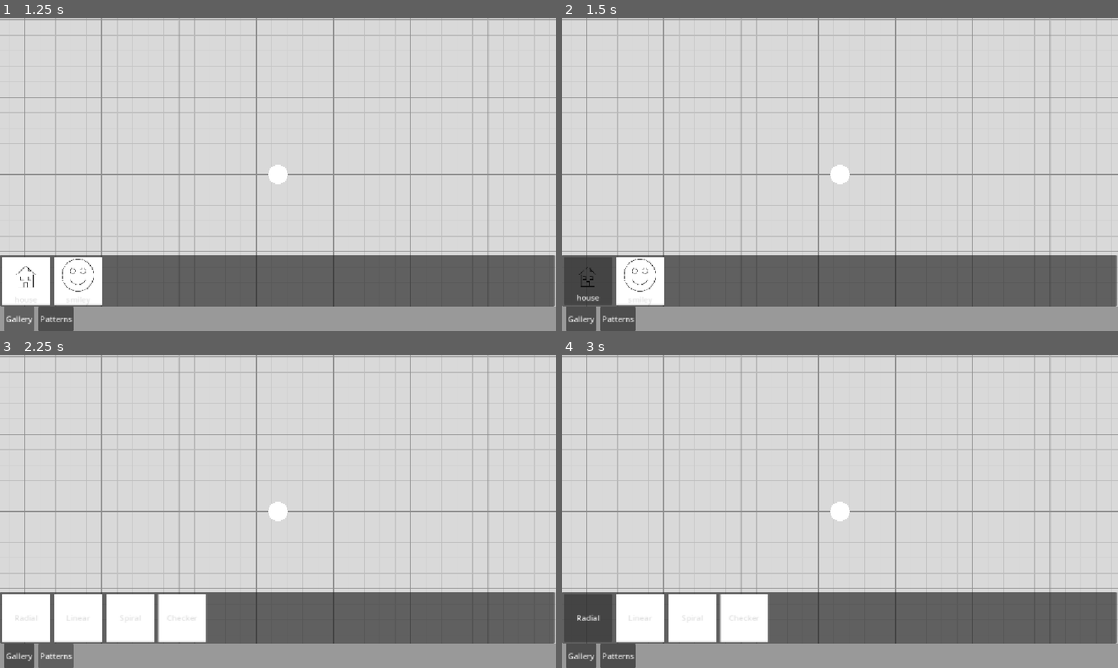
Above: before the commit, frames 1-4 (two rows, left to right).
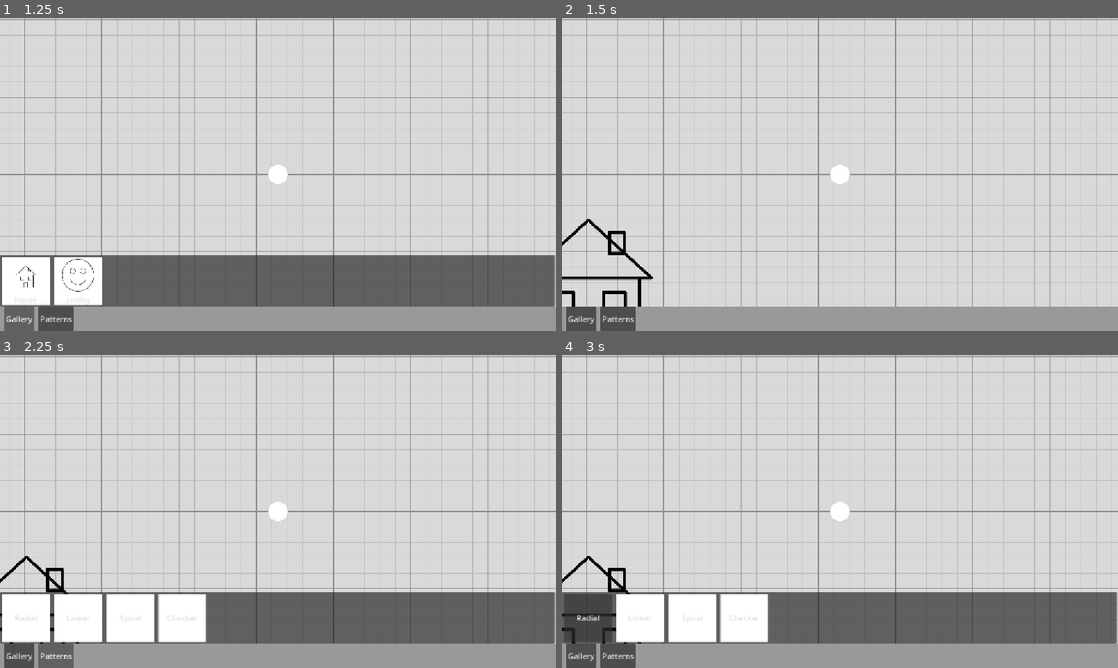
Above: after the commit, the same moments.

Repository: EitherRock/snake-coloring
Game: Godot game, scene res://main.tscn
Two runs of this game, one before a commit and one after it. Both use one fixed random seed, a clock stepped at 60 frames per second and the inputs below.
Inputs:
- Up to frame 1 (1.25 s): click "Gallery" at 0.5 s
- Up to frame 2 (1.5 s): click "house" at 1.25 s
- Up to frame 3 (2.25 s): click "Patterns" at 2 s
- Up to frame 4 (3 s): click "Radial" at 2.75 s

Frame 1 is identical in both runs. In frame 2, 17% of the frame differs, in the area x 0-100%, y 64-93%; in frame 3, 0.3%; in frame 4, 0.5%.
Error before the commit: Invalid call. Nonexistent function 'set_pattern' in base 'Node2D (picture_manager.gd)'. (res://main.gd:25)
Error after the commit: Invalid call. Nonexistent function 'set_pattern' in base 'Node2D (picture_manager.gd)'. (res://main.gd:33)

Commit message:
click and drag pictures from the gallery to add to canvas

Diff:
--- a/main.gd
+++ b/main.gd
@@ -1,4 +1,7 @@
 extends Node2D
+
+@export var picture_scene: PackedScene   # Picture.tscn
+@export var picture_scale: float = 0.5   # a 1024px picture is big, so shrink it
 
 @onready var player: CharacterBody2D = $Player
 @onready var canvas: CanvasLayer = $CanvasLayer
@@ -9,7 +12,7 @@
 	RenderingServer.set_default_clear_color(Color("ffffffff"))
 	UI = canvas.get_child(0)
 
-	ui_bar.picture_chosen.connect(_on_picture_chosen)
+	ui_bar.picture_dropped.connect(_on_picture_dropped)
 	ui_bar.pattern_chosen.connect(_on_pattern_chosen)
 
 func _process(_delta: float) -> void:
@@ -18,8 +21,13 @@
 	UI.update_label_text(dots_string)
 
 
-func _on_picture_chosen(data: PictureData) -> void:
-	$Picture.load_picture(data)
+func _on_picture_dropped(data: PictureData, world_pos: Vector2) -> void:
+	var pic = picture_scene.instantiate()
+	pic.data = data  # set before add_child so _ready() builds with it
+	pic.scale = Vector2.ONE * picture_scale
+	# the picture's origin is its top-left corner, so offset to center it on the drop point
+	pic.position = world_pos - data.size * picture_scale / 2.0
+	$Pictures.add_child(pic)
 
 func _on_pattern_chosen(id: String) -> void:
 	$Picture.set_pattern(id)
--- a/main.tscn
+++ b/main.tscn
@@ -42,6 +42,7 @@
 
 [node name="Main" type="Node2D" unique_id=303001337]
 script = ExtResource("1_h2yge")
+picture_scene = ExtResource("7_272bh")
 
 [node name="ColorRect" type="ColorRect" parent="." unique_id=1922699241]
 material = SubResource("ShaderMaterial_g4v7s")
--- a/ui/ui_bar.gd
+++ b/ui/ui_bar.gd
@@ -1,6 +1,6 @@
 extends Control
 
-signal picture_chosen(data: PictureData)
+signal picture_dropped(data: PictureData, world_position: Vector2)
 signal pattern_chosen(pattern_id: String)
 
 @export var pictures: Array[PictureData] = []
@@ -19,6 +19,9 @@
 
 var open_menu: String = ""
 
+var drag_data: PictureData = null
+var drag_ghost: TextureRect = null
+
 func _ready() -> void:
 	gallery_button.pressed.connect(toggle_menu.bind("gallery"))
 	pattern_button.pressed.connect(toggle_menu.bind("pattern"))
@@ -33,7 +36,7 @@
 	match menu:
 		"gallery":
 			for p in pictures:
-				_add_item(p.title, p.line_art, func(): picture_chosen.emit(p))
+				_add_picture_item(p)
 		"pattern":
 			for pat in PATTERNS:
 				_add_item(pat.label, null, func(): pattern_chosen.emit(pat.id))
@@ -66,3 +69,56 @@
 		#close_menu())
 		)  # remove this if I want it to stay open
 	items_box.add_child(b)
+
+func _add_picture_item(p: PictureData) -> void:
+	var style = StyleBoxFlat.new()
+	style.bg_color = Color.WHITE
+
+	var b := Button.new()
+	b.text = p.title
+	b.icon = p.line_art
+	b.expand_icon = true
+	b.icon_alignment = HORIZONTAL_ALIGNMENT_CENTER
+	b.vertical_icon_alignment = VERTICAL_ALIGNMENT_TOP
+	b.custom_minimum_size = Vector2(100, 100)
+	b.add_theme_stylebox_override('normal', style)
+	b.button_down.connect(_start_drag.bind(p))  # starts on press, not on click
+	items_box.add_child(b)
+
+
+func _start_drag(p: PictureData) -> void:
+	drag_data = p
+	drag_ghost = TextureRect.new()
+	drag_ghost.texture = p.line_art
+	drag_ghost.expand_mode = TextureRect.EXPAND_IGNORE_SIZE
+	drag_ghost.custom_minimum_size = Vector2(160, 160)
+	drag_ghost.size = Vector2(160, 160)
+	drag_ghost.modulate = Color(1, 1, 1, 0.7)
+	drag_ghost.mouse_filter = Control.MOUSE_FILTER_IGNORE
+	add_child(drag_ghost)
+	close_menu()  # clear the popup so the world is visible
+	_update_ghost()
+
+func _input(event: InputEvent) -> void:
+	if drag_data == null:
+		return
+	if event is InputEventMouseMotion:
+		_update_ghost()
+	elif event is InputEventMouseButton and not event.pressed and event.button_index == MOUSE_BUTTON_LEFT:
+		_finish_drag()
+
+func _update_ghost() -> void:
+	drag_ghost.position = get_viewport().get_mouse_position() - drag_ghost.size / 2.0
+
+func _finish_drag() -> void:
+	var screen_pos := get_viewport().get_mouse_position()
+	var over_bar: bool = $VBoxContainer/HotBar.get_global_rect().has_point(screen_pos)
+
+	if not over_bar:
+		# screen position -> world position (accounts for camera pan and zoom)
+		var world_pos: Vector2 = get_viewport().get_canvas_transform().affine_inverse() * screen_pos
+		picture_dropped.emit(drag_data, world_pos)
+
+	drag_ghost.queue_free()
+	drag_ghost = null
+	drag_data = null
Not shown: 1 places in main.tscn that only renumber resources
